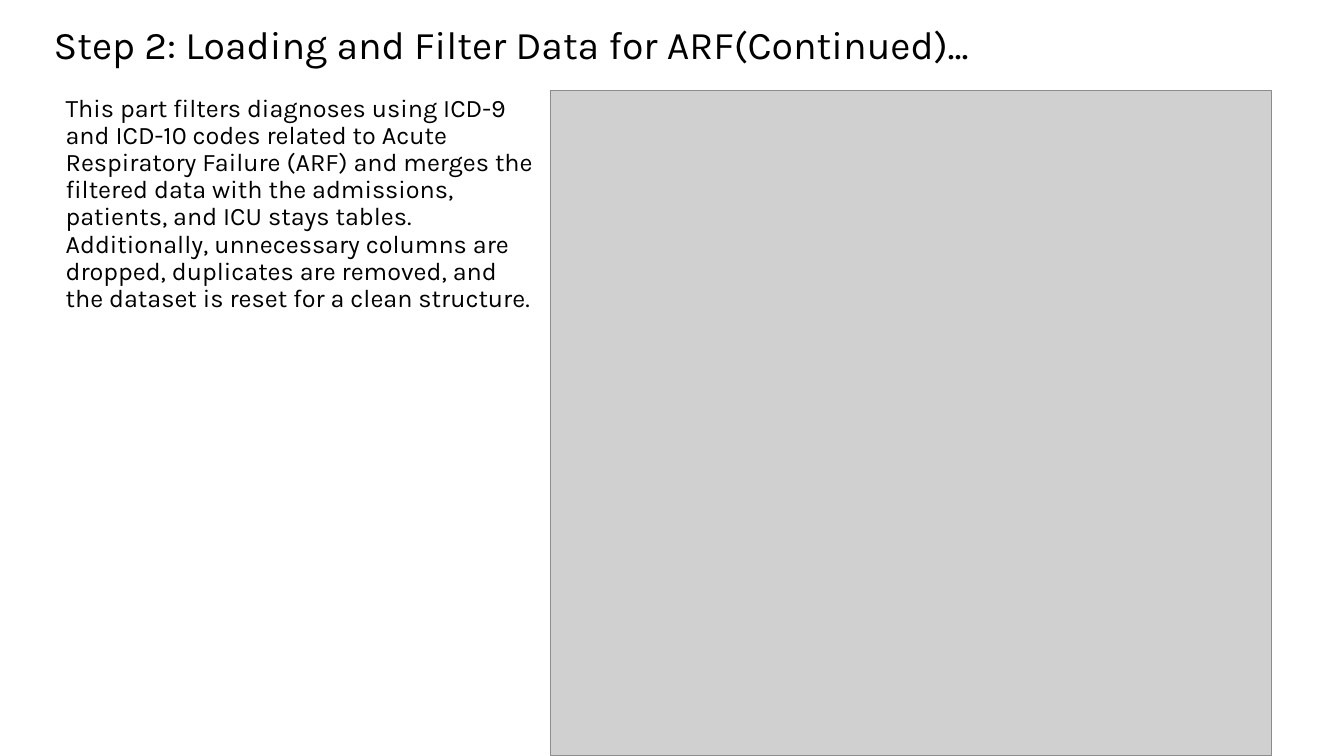
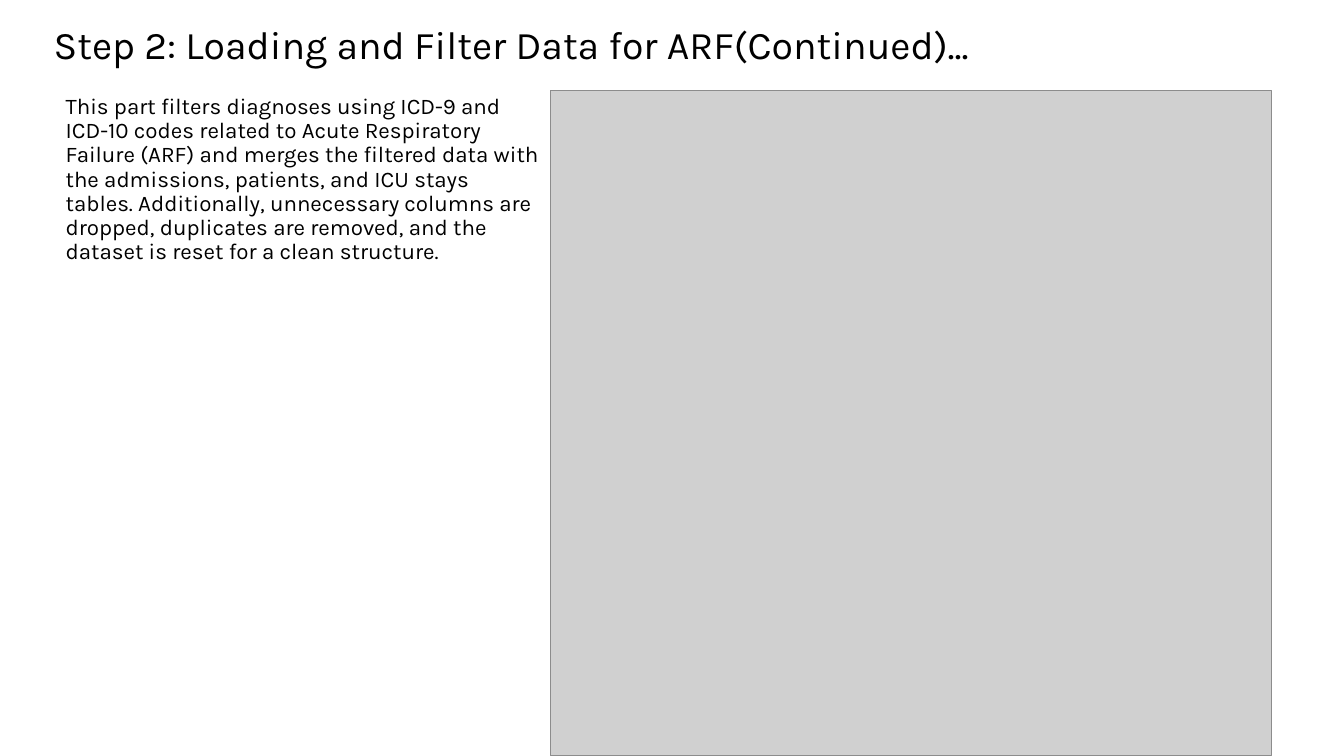
Before and after one commit to AnkitaSavaliya/AIH, a slide deck: slide 5 of ML-DL_MIMIC-IV_ARF_MORTALITY_PREDICTION.pptx. Drawn at 1344x756 pixels with LibreOffice and Linux fonts; fonts in the diff are those of the drawing; grey boxes stand for pictures. Boxes give left, top, right and bottom in pixels: in the first picture for what was removed or moved away, otherwise in the second. Text is boxed around its words. In the diff, an @@ line names an element or a change of style, - is before the commit and + after.

```diff
--- a/ML-DL_MIMIC-IV_ARF_MORTALITY_PREDICTION.pptx
+++ b/ML-DL_MIMIC-IV_ARF_MORTALITY_PREDICTION.pptx
@@ text "This part filters diagnoses using ..." at (66, 98, 539, 260): size 18 to 16 pt @@
```
Also in this commit, not shown: 18 other slides changed, 1 other file.
